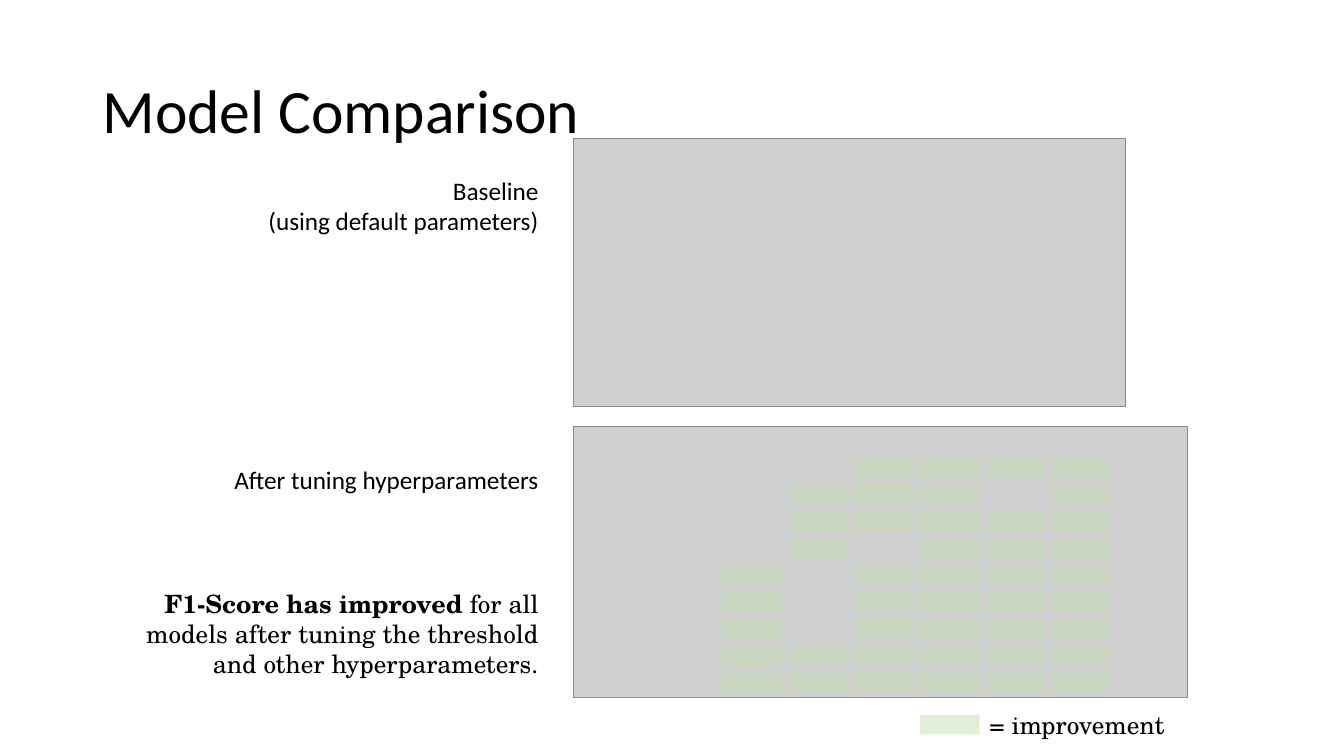
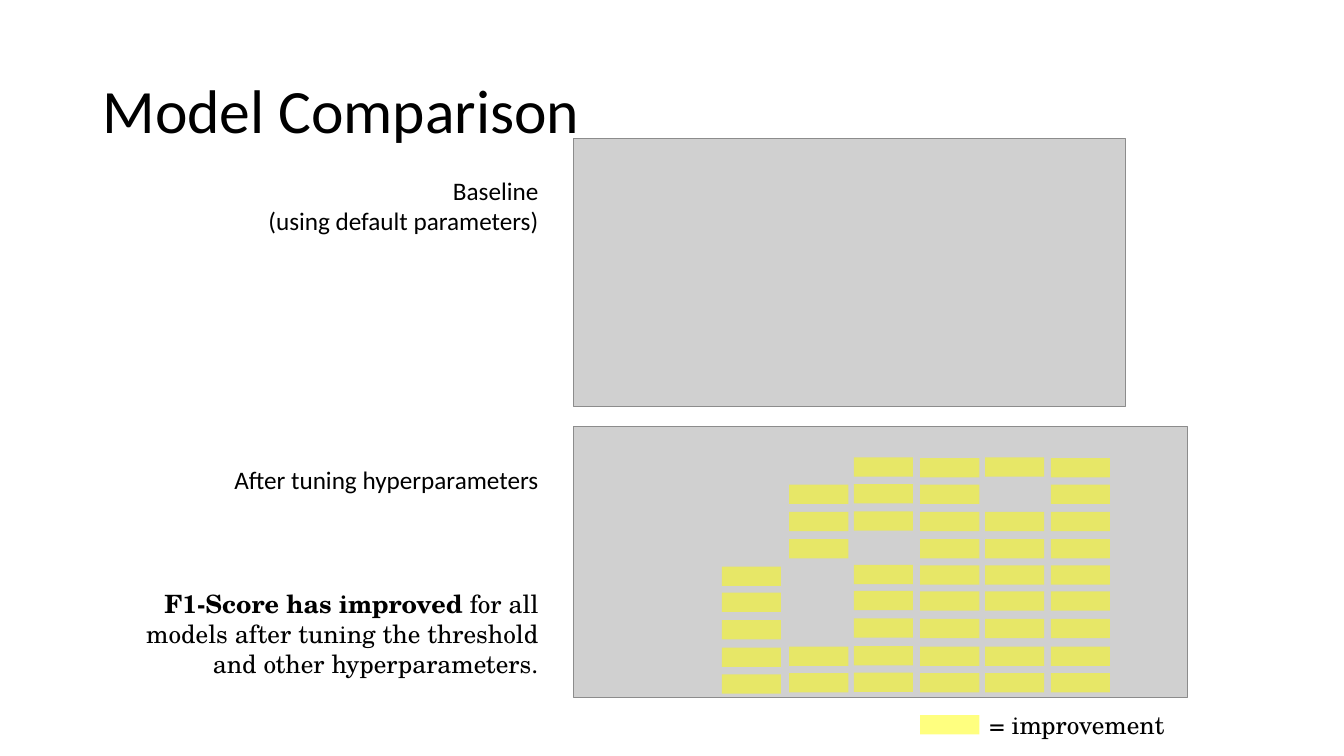
Before and after one commit to JNYH/diabetes_classifier, a slide deck: slide 13 of diabetes_classifier.pptx. Drawn at 1344x756 pixels with LibreOffice and Linux fonts; fonts in the diff are those of the drawing; grey boxes stand for pictures. Boxes give left, top, right and bottom in pixels: in the first picture for what was removed or moved away, otherwise in the second. Text is boxed around its words. In the diff, an @@ line names an element or a change of style, - is before the commit and + after.

Commit message:
project presentation file

```diff
--- a/diabetes_classifier.pptx
+++ b/diabetes_classifier.pptx
@@ fill #C5E0B4 at 50% opacity to #FFFF00 at 50% opacity in 45 elements at (921,716,980,735), (722,675,781,694), (722,648,781,667), (722,620,781,639), (722,593,781,612), (722,567,781,586), (921,674,980,693), (921,646,980,665), (921,619,980,638), (921,592,980,611), (921,566,980,585), (921,539,980,559), (921,512,980,531), (985,674,1045,693), (985,646,1045,665), (985,619,1045,638), (985,592,1045,611), (985,566,1045,585), (985,539,1045,559), (985,512,1045,531), (985,458,1045,477), (921,458,980,477), (921,485,980,504), (1051,674,1110,693), (1051,646,1110,665), (1051,619,1110,638), (1051,592,1110,611), (1051,566,1110,585), (1051,539,1110,559), (1051,512,1110,531), (1051,458,1110,477), (1051,485,1110,504), (854,673,913,692), (854,646,913,665), (854,619,913,638), (854,591,913,610), (854,565,913,584), (854,511,913,530), (854,458,913,477), (854,484,913,503), (789,674,849,693), (789,647,849,666), (789,539,849,559), (789,512,849,531), (789,485,849,504) @@
```
